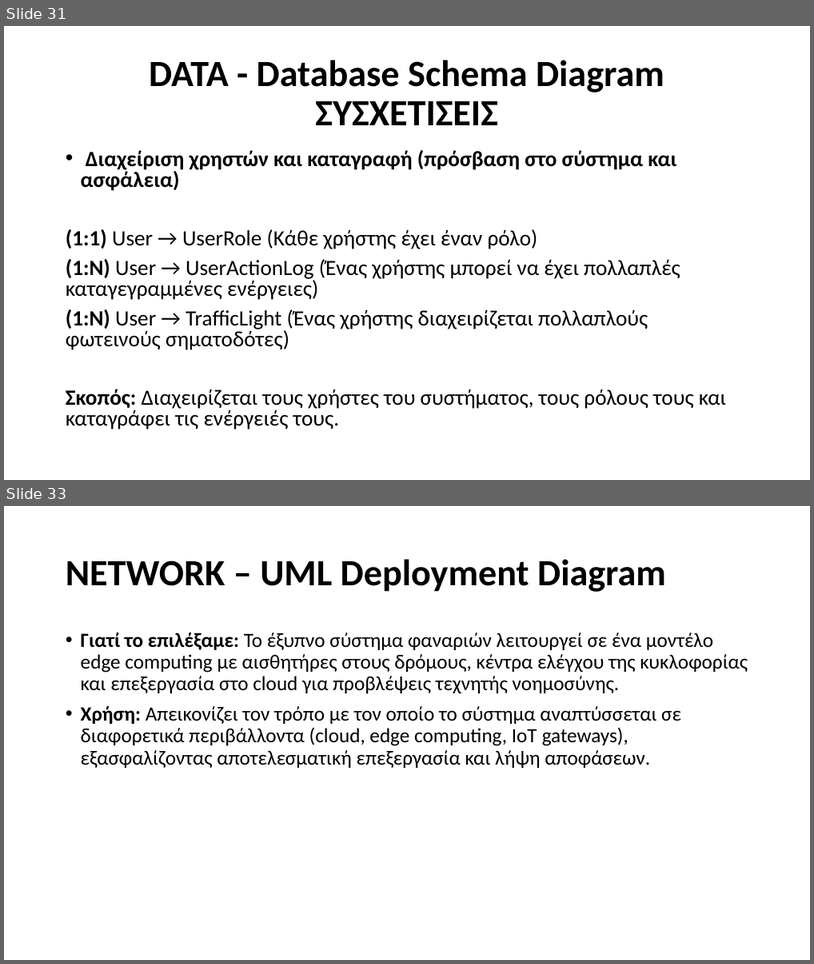
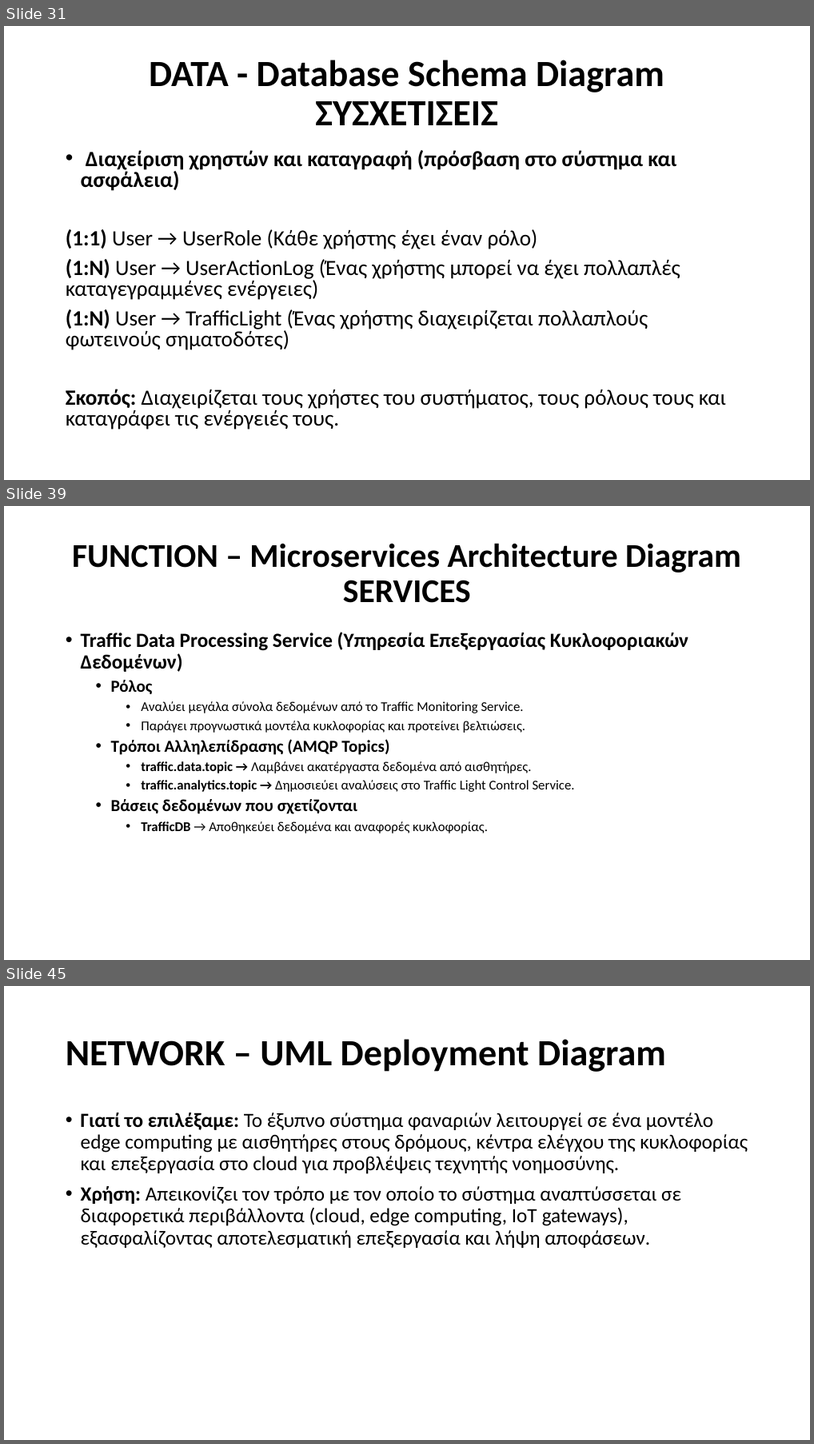
Before and after one commit to Ath21/STL_Drive, a slide deck: Presentation.pptx. Shown one above the other, each under a label of ours: slides 31 and 33 before the commit, slides 31, 39 and 45 after it; the slides between them are not shown. The pictures are 814x964 and 814x1444 pixels, drawn with LibreOffice and Linux fonts; fonts in the diff are those of the drawing. Boxes give left, top, right and bottom in pixels: in the first picture for what was removed or moved away, otherwise in the second. Text is boxed around its words. In the diff, an @@ line names an element or a change of style, - is before the commit and + after.

```diff
--- a/Presentation.pptx
+++ b/Presentation.pptx
@@ slide 39 added at box(4, 506, 810, 960), background #FFFFFF @@
@@ title added at box(72, 543, 742, 603), 39.6 pt, text #000000, bold @@
+FUNCTION – Microservices Architecture Diagram
+SERVICES
@@ text added at box(81, 632, 689, 833), 16 pt, text #000000 @@
+• Traffic Data Processing Service (Υπηρεσία Επεξεργασίας Κυκλοφοριακών Δεδομένων)
+  • Ρόλος
+    • Αναλύει μεγάλα σύνολα δεδομένων από το Traffic Monitoring Service.
+    • Παράγει προγνωστικά μοντέλα κυκλοφορίας και προτείνει βελτιώσεις.
+  • Τρόποι Αλληλεπίδρασης (AMQP Topics)
+    • traffic.data.topic → Λαμβάνει ακατέργαστα δεδομένα από αισθητήρες.
+    • traffic.analytics.topic → Δημοσιεύει αναλύσεις στο Traffic Light Control Service.
+  • Βάσεις δεδομένων που σχετίζονται
+    • TrafficDB → Αποθηκεύει δεδομένα και αναφορές κυκλοφορίας.
@@ what was slide 33 is now slide 45 @@
```
Also in this commit, not shown: 1 slide changed, 11 other slides added, 3 other files.
